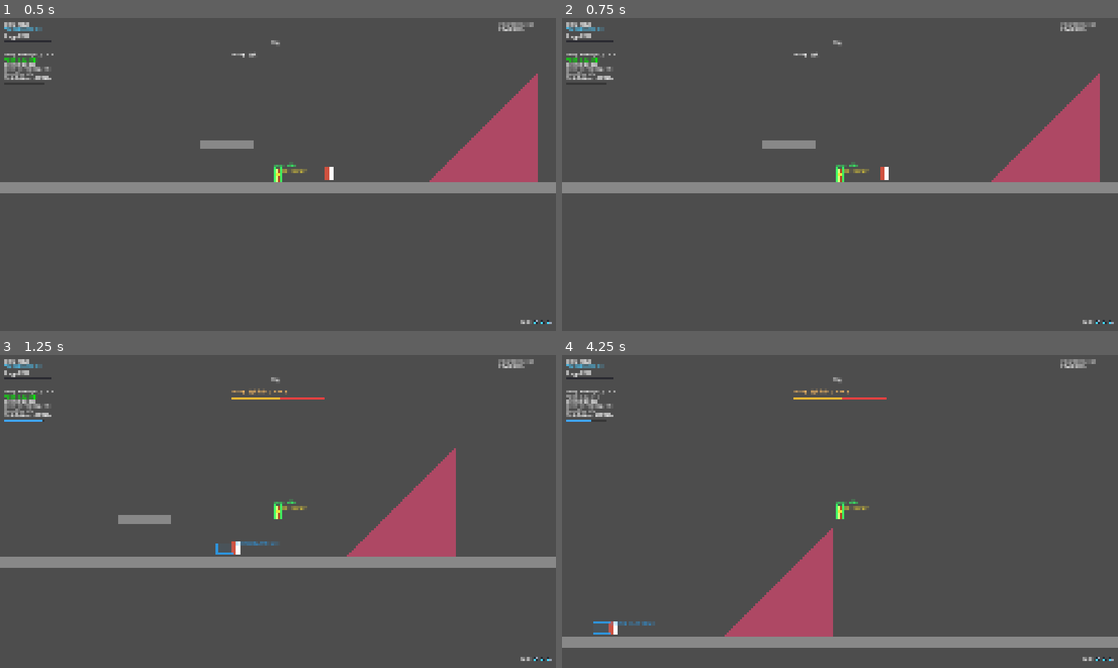
Above: before the commit, frames 1-4 (two rows, left to right).
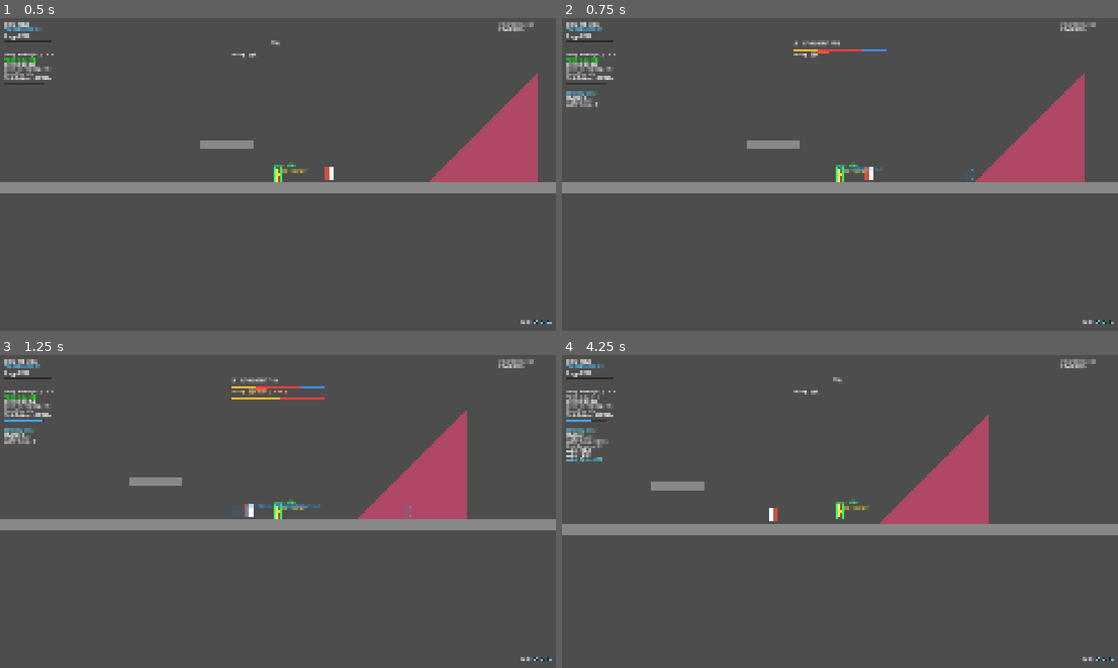
Above: after the commit, the same moments.

Repository: Guo3020/CombatLab
Game: Godot game, scene res://02_scenes/01_arena/main.tscn
Two runs of this game, one before a commit and one after it. Both use one fixed random seed, a clock stepped at 60 frames per second and the inputs below.
Inputs (mouse positions are in pixels of both pictures, inside the frame that each line leads up to):
- Up to frame 1 (0.5 s): no input
- Up to frame 2 (0.75 s): move the mouse to (962, 158) at 0.52 s; hold D (move_right) from 0.53 s (still down); hold Right mouse button (dodge) from 0.53 s (still down); click (962, 158) at 0.67 s
- Up to frame 3 (1.25 s): keep holding D (move_right); keep holding Right mouse button (dodge); tap Up (jump) at 0.77 s
- Up to frame 4 (4.25 s): release D (move_right) at 1.25 s; release Right mouse button (dodge) at 1.25 s; drag from (728, 527) to (812, 574) at 1.27 s; move the mouse to (895, 442) at 2.02 s; hold A (move_left) 2.03-2.75 s; hold Right mouse button (dodge) 2.03-2.75 s; drag from (812, 574) to (673, 464) at 2.77 s; tap Enter at 3.5 s; move the mouse to (1006, 558) at 3.52 s; hold D (move_right) from 3.53 s (still down); hold Right mouse button (dodge) from 3.53 s (still down); tap Up (jump) at 3.77 s

Frame 1 is identical in both runs. In frame 2, 2.6% of the frame differs, in the area x 0-99%, y 1-98%; in frame 3, 12%; in frame 4, 15%, in the area x 0-100%, y 10-98%.
Error before the commit: Invalid access to property or key 'module_name' on a base object of type 'Resource (DefenseModule)'. (res://03_scripts/01_combat/executor/combat_action_executo…

Commit message:
Use module identifiers in combat debug data

Diff:
--- a/03_scripts/01_combat/executor/combat_action_executor.gd
+++ b/03_scripts/01_combat/executor/combat_action_executor.gd
@@ -141,7 +141,6 @@
 
 		current_context.module_debug_data.append({
 			"module_id": String(hit_module.get_module_id()),
-			"module_name": hit_module.module_name,
 			"enabled": true,
 			"running": true
 		})
@@ -167,7 +166,6 @@
 		# 记录模块调试信息。
 		current_context.module_debug_data.append({
 			"module_id": String(module.get_module_id()),
-			"module_name": module.module_name,
 			"enabled": true,
 			"running": true
 		})
